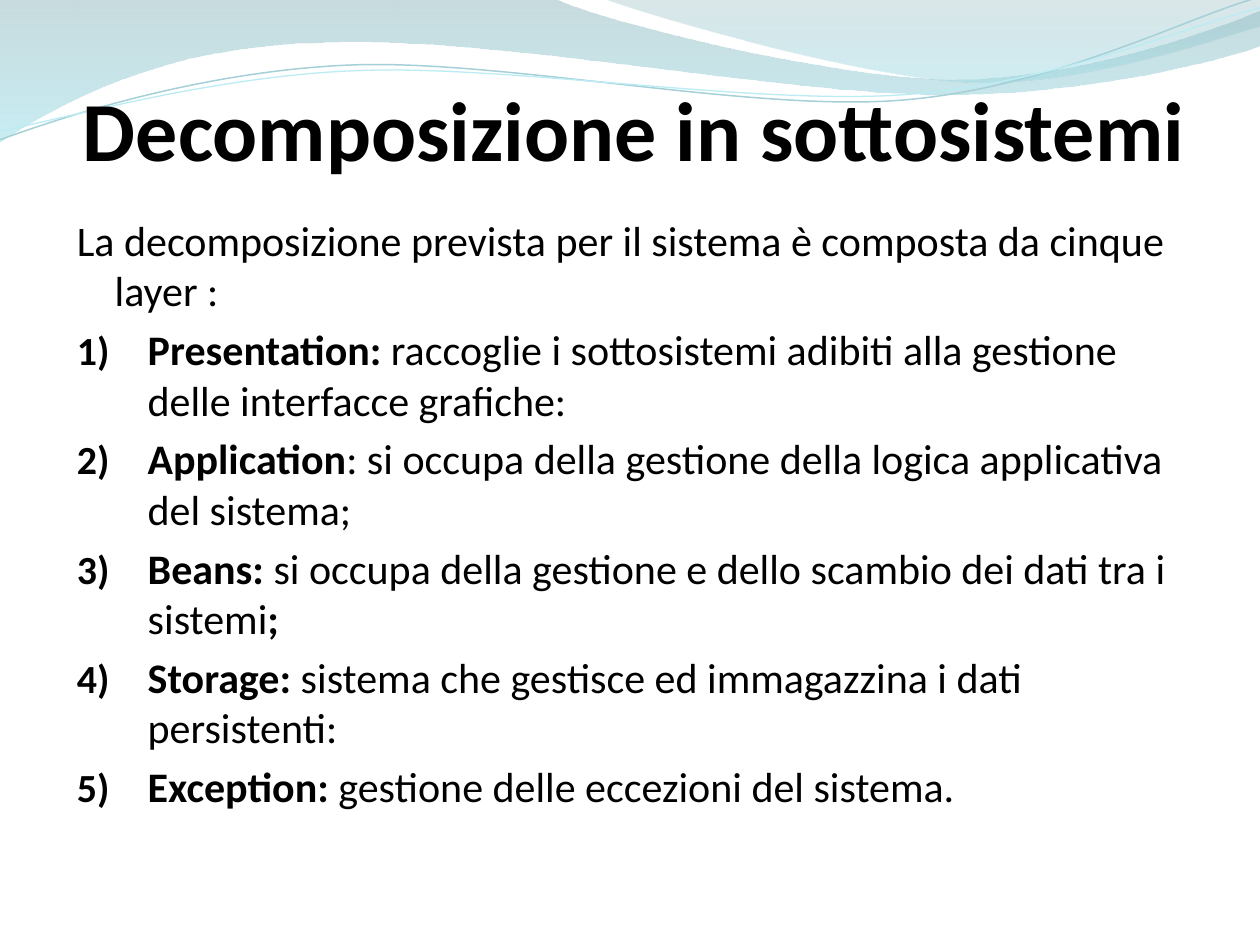
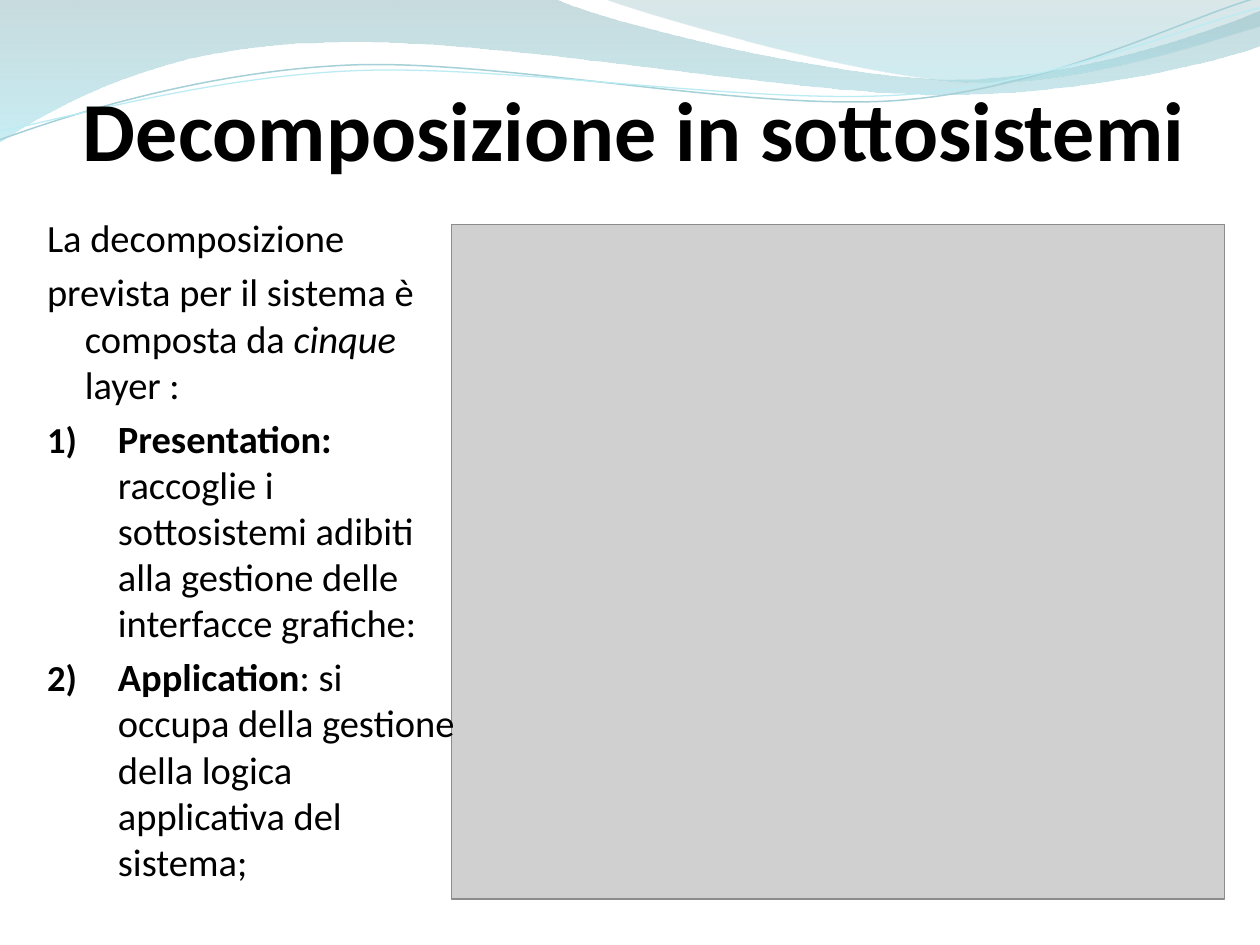
Before and after one commit to ammirate/at-silo, a slide deck: slide 2 of Presentazione/Atsilo2/Ferrara/Ferrara_M_PresentazioneFinale.pptx. Drawn at 1260x945 pixels with LibreOffice and Linux fonts; fonts in the diff are those of the drawing; grey boxes stand for pictures. Boxes give left, top, right and bottom in pixels: in the first picture for what was removed or moved away, otherwise in the second. Text is boxed around its words. In the diff, an @@ line names an element or a change of style, - is before the commit and + after.

```diff
--- a/Presentazione/Atsilo2/Ferrara/Ferrara_M_PresentazioneFinale.pptx
+++ b/Presentazione/Atsilo2/Ferrara/Ferrara_M_PresentazioneFinale.pptx
@@ text "La decomposizione": place and size @@
-text "La decomposizione" at (77, 226, 1166, 810)
+text "La decomposizione" at (47, 225, 454, 881)
@@ text at (47, 225, 414, 406): text changed; size 24 to 22 pt @@
-La decomposizione prevista per il sistema è composta da cinque layer :
+La decomposizione
+prevista per il sistema è composta da cinque layer :
@@ picture added at (451, 224, 1225, 898) @@
@@ text at (118, 426, 454, 881): size 24 to 22 pt in "Presentation: raccoglie i sottosistemi adibiti alla gestione ...", "Application: si occupa della gestione della logica ..." @@
@@ text at (148, 554, 1166, 810): paragraphs removed @@
-3) Beans: si occupa della gestione e dello scambio dei dati tra i sistemi;
-4) Storage: sistema che gestisce ed immagazzina i dati persistenti:
-5) Exception: gestione delle eccezioni del sistema.
```
Also in this commit, not shown: 5 other slides changed, 3 slides added.
